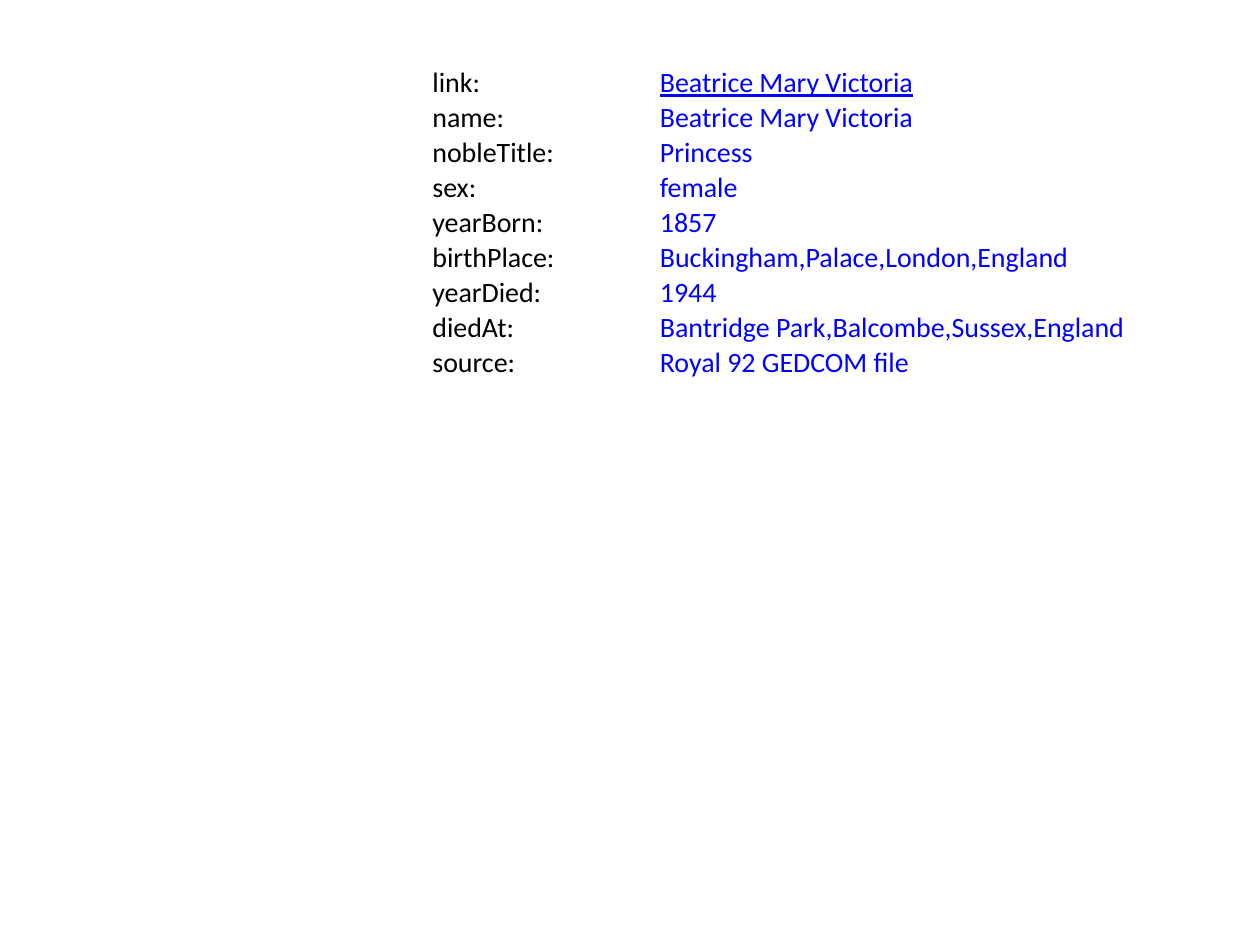
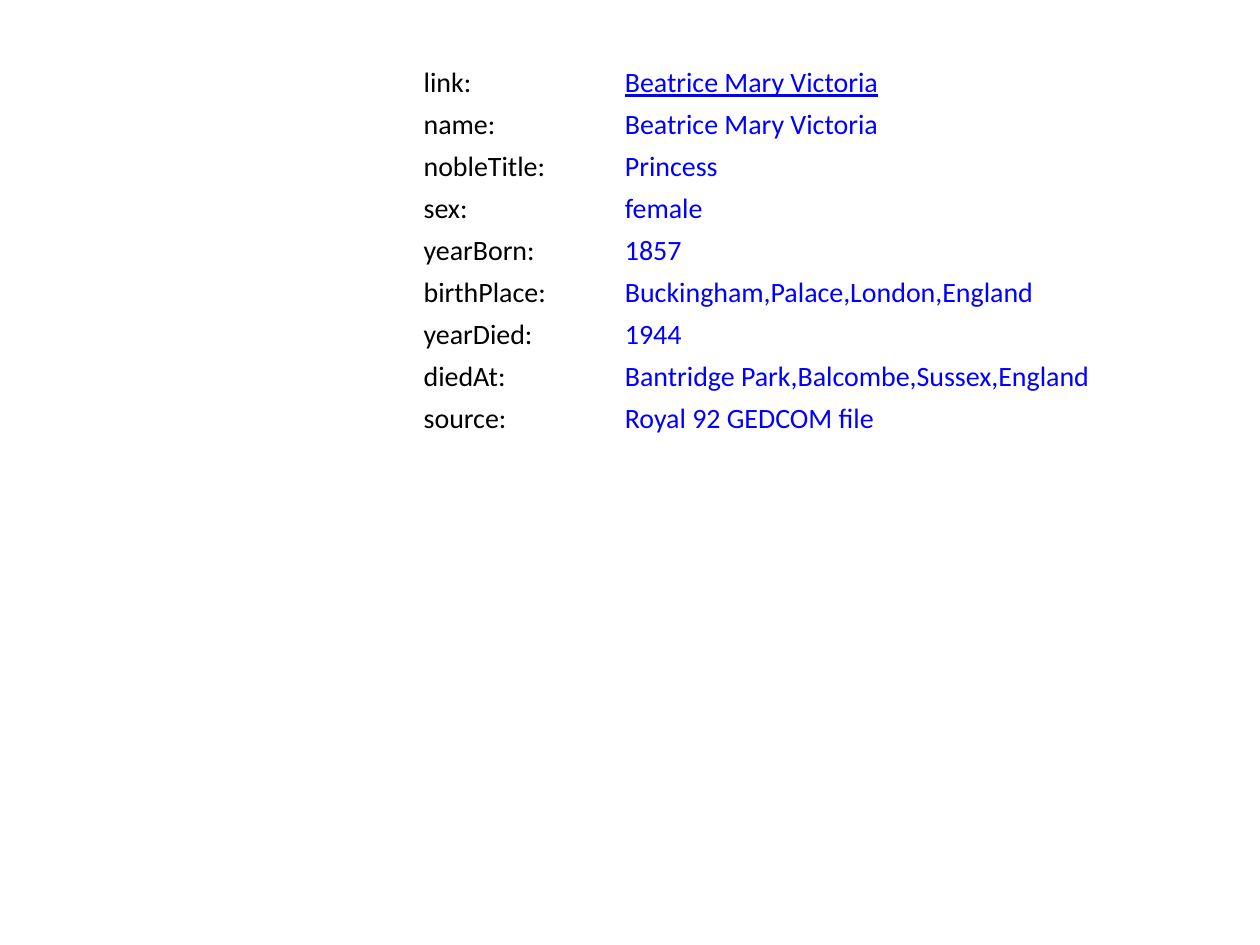
Before and after one commit to BITPlan/com.bitplan.simplegraph, a slide deck: slide 10 of QueenVictoriaRoyal92.pptx. Drawn at 1260x945 pixels with LibreOffice and Linux fonts; fonts in the diff are those of the drawing. Boxes give left, top, right and bottom in pixels: in the first picture for what was removed or moved away, otherwise in the second. Text is boxed around its words. In the diff, an @@ line names an element or a change of style, - is before the commit and + after.

```diff
--- a/QueenVictoriaRoyal92.pptx
+++ b/QueenVictoriaRoyal92.pptx
@@ text "link:": place and size @@
-text "link:" at (432,72,480,92)
+text "link:" at (424,72,472,93)
@@ text "Beatrice Mary Victoria": place and size @@
-text "Beatrice Mary Victoria" at (660,107,912,132)
+text "Beatrice Mary Victoria" at (625,114,877,139)
@@ text "name:": place and size @@
-text "name:" at (432,113,504,127)
+text "name:" at (424,120,496,135)
@@ text "Beatrice Mary Victoria": place and size @@
-text "Beatrice Mary Victoria" at (660,72,912,97)
+text "Beatrice Mary Victoria" at (625,72,877,97)
@@ text "nobleTitle:": place and size @@
-text "nobleTitle:" at (432,142,553,163)
+text "nobleTitle:" at (424,156,545,177)
@@ text "Princess": place and size @@
-text "Princess" at (660,142,753,163)
+text "Princess" at (625,156,718,177)
@@ text "sex:": place and size @@
-text "sex:" at (432,183,476,198)
+text "sex:" at (424,204,468,219)
@@ text "female": place and size @@
-text "female" at (660,177,738,198)
+text "female" at (625,198,703,219)
@@ text "yearBorn:": place and size @@
-text "yearBorn:" at (432,214,543,237)
+text "yearBorn:" at (424,242,535,265)
@@ text "1857": place and size @@
-text "1857" at (660,213,717,233)
+text "1857" at (625,241,682,261)
@@ text "birthPlace:": place and size @@
-text "birthPlace:" at (432,247,554,268)
+text "birthPlace:" at (424,282,546,303)
@@ text "Buckingham,Palace,London,England": place and size @@
-text "Buckingham,Palace,London,England" at (660,247,1068,272)
+text "Buckingham,Palace,London,England" at (625,282,1033,307)
@@ text "yearDied:": place and size @@
-text "yearDied:" at (432,282,541,307)
+text "yearDied:" at (424,324,533,349)
@@ text "1944": place and size @@
-text "1944" at (660,284,717,302)
+text "1944" at (625,326,682,344)
@@ text "diedAt:": place and size @@
-text "diedAt:" at (432,317,514,338)
+text "diedAt:" at (424,366,506,387)
@@ text "Bantridge Park,Balcombe,Sussex,England": place and size @@
-text "Bantridge Park,Balcombe,Sussex,England" at (660,317,1124,342)
+text "Bantridge Park,Balcombe,Sussex,England" at (625,366,1089,391)
@@ text "source:": place and size @@
-text "source:" at (432,358,515,373)
+text "source:" at (424,414,507,429)
@@ text "Royal 92 GEDCOM file": place and size @@
-text "Royal 92 GEDCOM file" at (660,352,909,377)
+text "Royal 92 GEDCOM file" at (625,408,874,433)
```
Also in this commit, not shown: 9 other slides changed, 11 other files.
